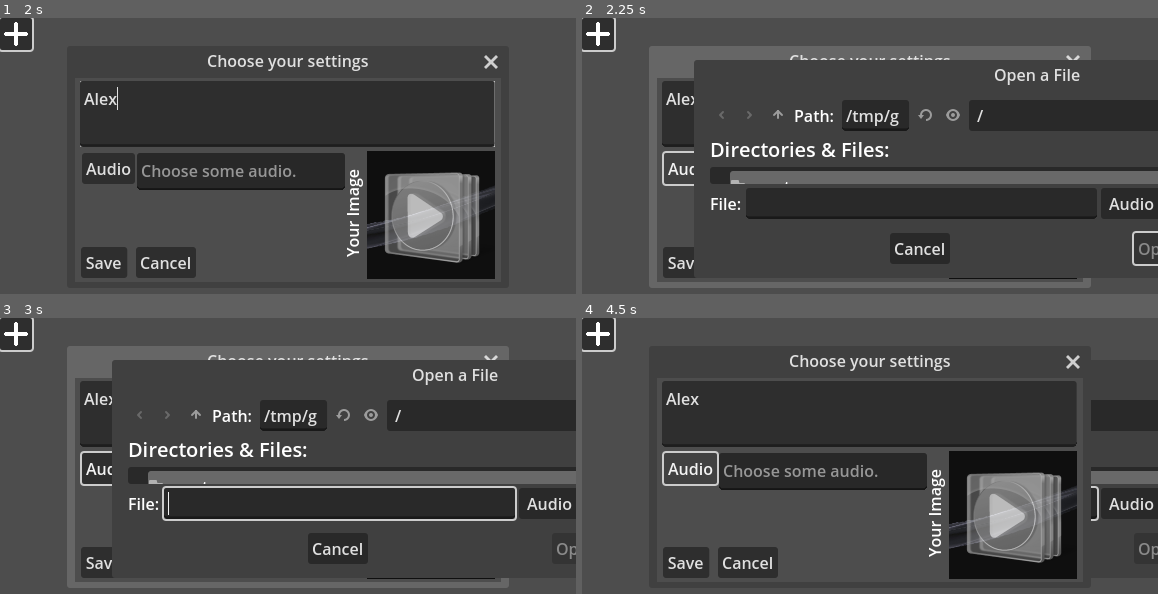
Above: before the commit, frames 1-4 (two rows, left to right).
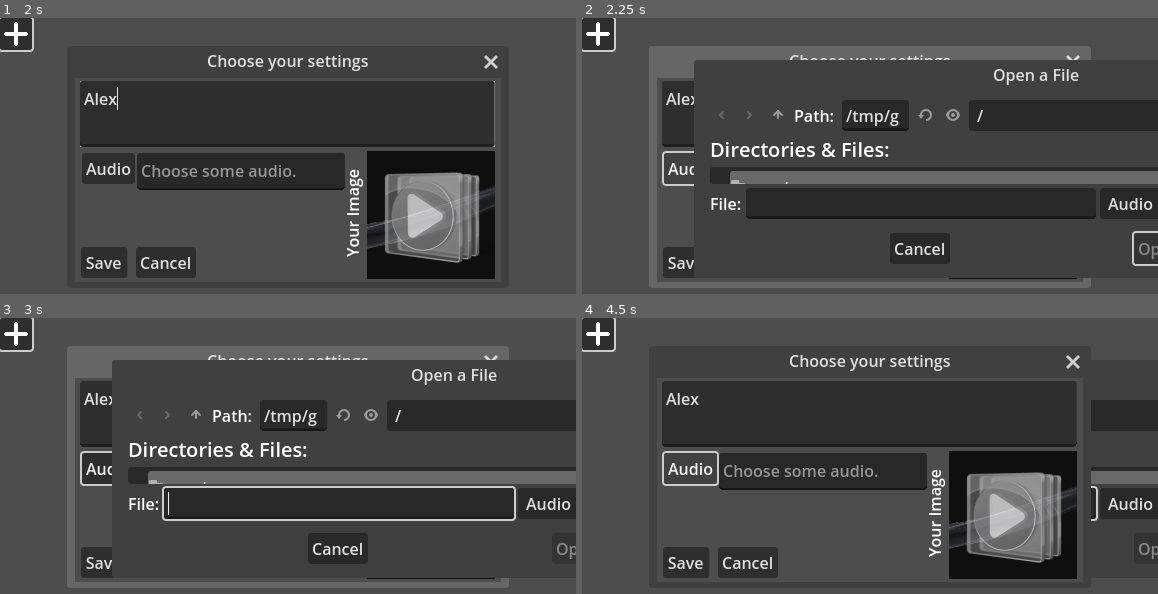
Above: after the commit, the same moments.

Repository: Pacomatic1/Pacos_Simple_GD_Soundboard
Game: Godot game, scene res://assets/scenes/playloadwindow/playaudiowindow.tscn
Two runs of this game, one before a commit and one after it. Both use one fixed random seed, a clock stepped at 60 frames per second and the inputs below.
Inputs (mouse positions are in pixels of both pictures, inside the frame that each line leads up to):
- Up to frame 1 (2 s): click (17, 34) at 0.5 s; click (288, 114) at 1.27 s; type "Alex" at 1.35 s
- Up to frame 2 (2.25 s): click "Audio" at 2 s
- Up to frame 3 (3 s): click (432, 513) at 2.75 s
- Up to frame 4 (4.5 s): click (599, 334) at 3.5 s; click "Audio" at 4.25 s

Frame 1 is identical in both runs. In frame 2, 0.5% of the frame differs, in the area x 71-100%, y 18-73%; in frame 3, 0.5%, in the area x 71-100%, y 18-74%; in frame 4, 0.2%.

Commit message:
Sound edit support in progress

Diff:
--- a/assets/scenes/audiocustomizewindow/audiocustomizewindow.gd
+++ b/assets/scenes/audiocustomizewindow/audiocustomizewindow.gd
@@ -7,9 +7,14 @@
 var unique_sound_id
 func when_given_information(unique_id):
 	unique_sound_id = unique_id
+	# TODO: See if there is already something with the same unique id
+	var check_for_existing_id = FileAccess.open("user://profiles/" + $/root/GlobalModule.CurrentProfile + "/soundeffects/" + unique_sound_id + '/', FileAccess.READ)
+	print(error_string(FileAccess.get_open_error()))
 
 
-# This stuff is for selectning an audio file.
+
+
+# This stuff is for selecting an audio file.
 var audio_file_dialog = load("res://assets/scenes/audiocustomizewindow/filedialogs/audio_dialog/audio_dialog.tscn")
 var audio_file_path
 var audio_file_selected_has_been_connected
@@ -21,7 +26,6 @@
 func when_audio_file_selected(path_for_audio):
 	audio_file_path = path_for_audio
 	$Node/Audio/TextEdit.text = audio_file_path
-
 
 # This stuff is for selecting an image file.
 var image_file_dialog = load("res://assets/scenes/audiocustomizewindow/filedialogs/image_dialog/image_dialog.tscn")
@@ -57,7 +61,7 @@
 
 
 # This happens when you cancel or close the window.
-func when_window_closed(): _on_cancel_pressed() # I could link the signal directly to when_cancel_pressed, but who knows, maybe I might want to do something extra. Plus, th eextra slowdown is so negligible that nobody loses anyways.
+func when_window_closed(): _on_cancel_pressed() # I could link the signal directly to when_cancel_pressed, but who knows, maybe I might want to do something extra. Plus, the extra slowdown is so negligible that nobody loses anyways.
 func _on_cancel_pressed():
 	print("Cancelling sound...")
 	print('Cancelling complete.')
--- a/assets/scenes/globalmodule/globalthingscode.gd
+++ b/assets/scenes/globalmodule/globalthingscode.gd
@@ -35,12 +35,6 @@
 	# Close and flush.
 	AudioToStore.flush()
 	titlefile.flush()
-
-
-
-
-
-func _ready(): PlayAudioFile("C:/Users/ammar/Documents/Ammars Stuff/My Games, bots, etc/Games Using Godot/projects/Hand-Made Soundboard/assets/themes/default/unchosenaudio.ogg")
 func PlayAudioFile(pathtofile: String):
 	# Call this function, with whatever path you desire. Then it will do the thing.
 	# By the way, the path can come from anywhere, like the root of the drive. Yay!
--- a/assets/scenes/playloadwindow/playaudiowindow.gd
+++ b/assets/scenes/playloadwindow/playaudiowindow.gd
@@ -5,7 +5,14 @@
 
 
 # Once you decide to modify an object...
-func _on_file_mod_button_pressed(): when_sound_modified()
-func when_sound_modified():
+var new_sound = true
+var chosen_id
+func _on_file_mod_button_pressed():
+	if new_sound == true:
+		#when_sound_modified(str(randi()))
+		when_sound_modified("not so unique id")
+		print("Creating new sound...")
+
+func when_sound_modified(Unique_Sound_ID: String):
 	add_child(audio_modify_dialog.instantiate())
-	emit_signal("send_to_modify_sound_effect", "add unique id support")
+	emit_signal("send_to_modify_sound_effect", Unique_Sound_ID)
--- a/assets/scenes/playloadwindow/playaudiowindow.tscn
+++ b/assets/scenes/playloadwindow/playaudiowindow.tscn
@@ -28,9 +28,10 @@
 offset_bottom = 32.0
 
 [node name="FileModButton" type="Button" parent="UI_Parent/TopBar/FileButton"]
-layout_mode = 1
+layout_mode = 0
 offset_right = 32.0
 offset_bottom = 32.0
+mouse_default_cursor_shape = 2
 icon = ExtResource("2_pulwo")
 icon_alignment = 1
 expand_icon = true
Not shown, changed: assets/themes/default/unchosenaudio.ogg.import
